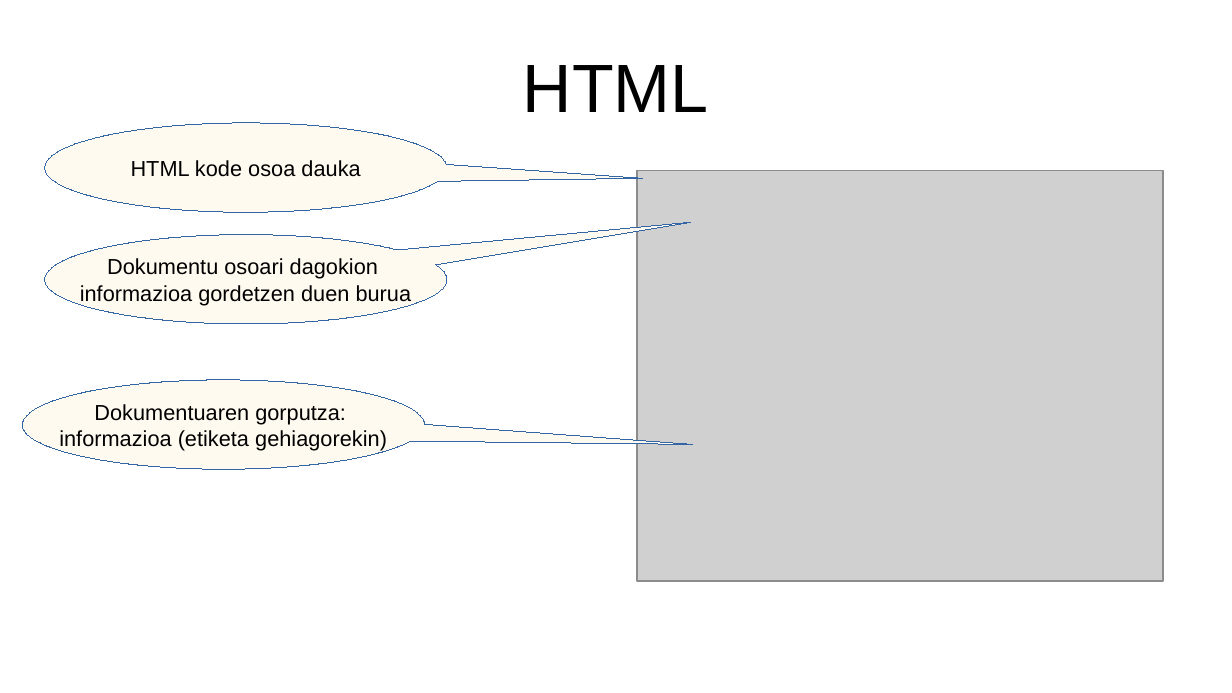
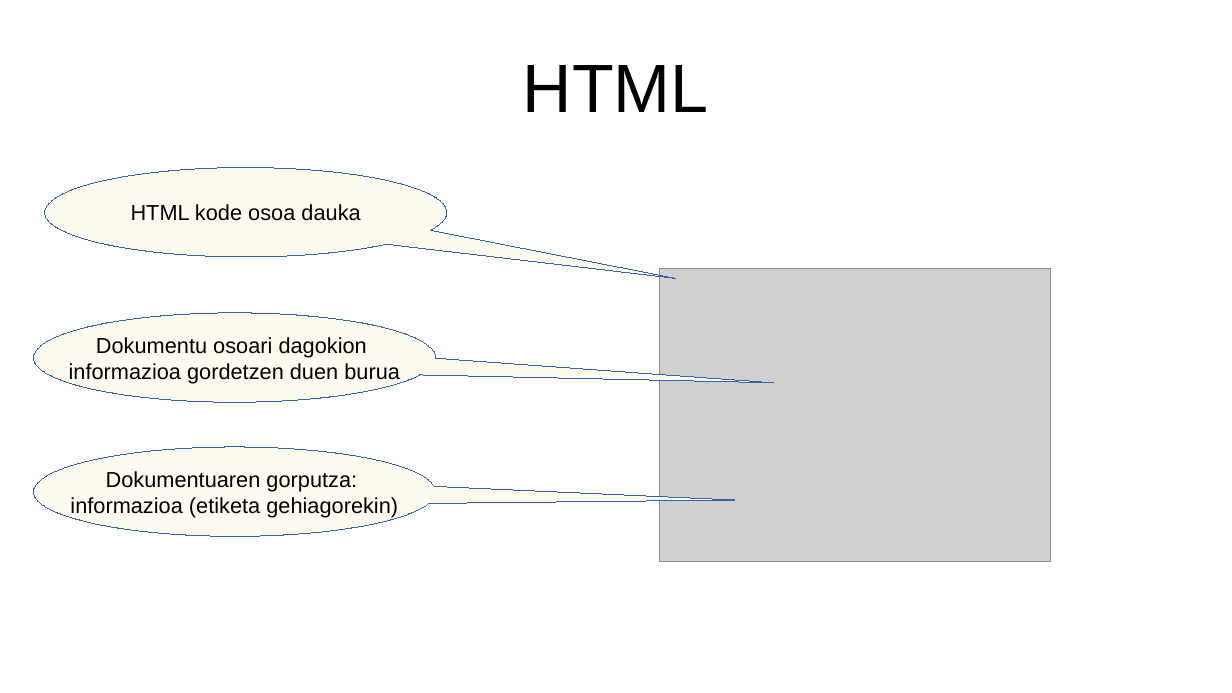
Before and after one commit to mikel-egana-aranguren/EHU-ISSKS-31, a slide deck: slide 6 of WebSistemak/WebSistemak.odp. Drawn at 1232x693 pixels with LibreOffice and Linux fonts; fonts in the diff are those of the drawing; grey boxes stand for pictures; background and template pictures are left out. Boxes give left, top, right and bottom in pixels: in the first picture for what was removed or moved away, otherwise in the second. Text is boxed around its words. In the diff, an @@ line names an element or a change of style, - is before the commit and + after.

```diff
--- a/WebSistemak/WebSistemak.odp
+++ b/WebSistemak/WebSistemak.odp
@@ speech bubble "HTML kode osoa dauka": place and size @@
-speech bubble "HTML kode osoa dauka" at (45,123,447,212)
+speech bubble "HTML kode osoa dauka" at (45,168,447,257)
@@ picture: place and size @@
-picture at (637,170,1164,581)
+picture at (660,268,1051,561)
@@ proportions changed in 3 elements at (45,168,447,257), (34,447,436,537), (34,313,436,402) @@
@@ speech bubble "Dokumentu osoari dagokion": place and size @@
-speech bubble "Dokumentu osoari dagokion" at (45,235,447,324)
+speech bubble "Dokumentu osoari dagokion" at (34,313,436,402)
@@ speech bubble "Dokumentuaren gorputza:": place and size @@
-speech bubble "Dokumentuaren gorputza:" at (22,380,425,470)
+speech bubble "Dokumentuaren gorputza:" at (34,447,436,537)
```
Also in this commit, not shown: 34 other slides changed, 15 slides added, 15 slides removed, 24 other files.
